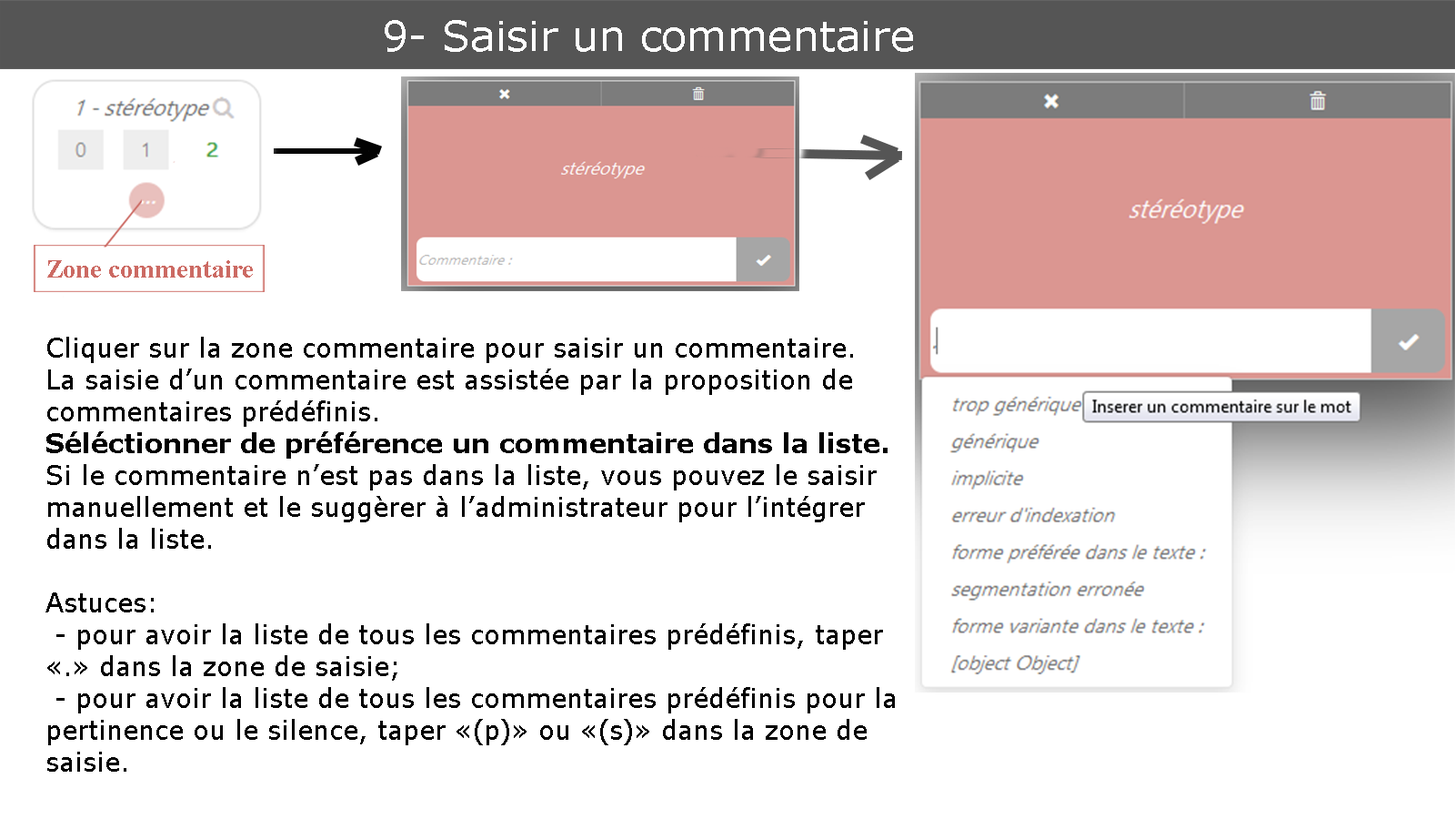
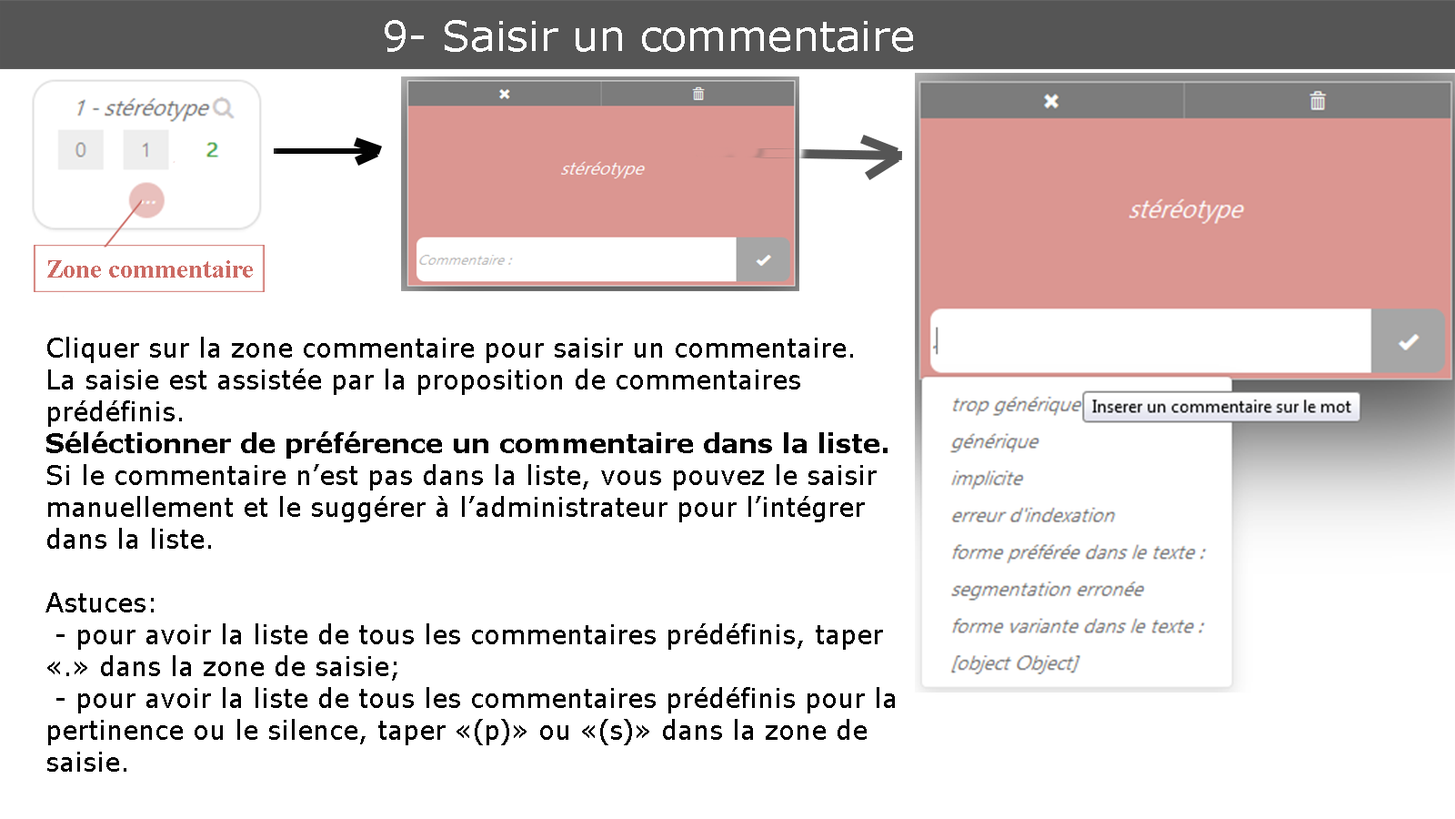
Layered file, before and after one edit (1455px x 819px). Changes by layer:
painted on "Cliquer sur la zone commentaire pour saisir un commentaire. La" over [47, 368, 853, 501]
